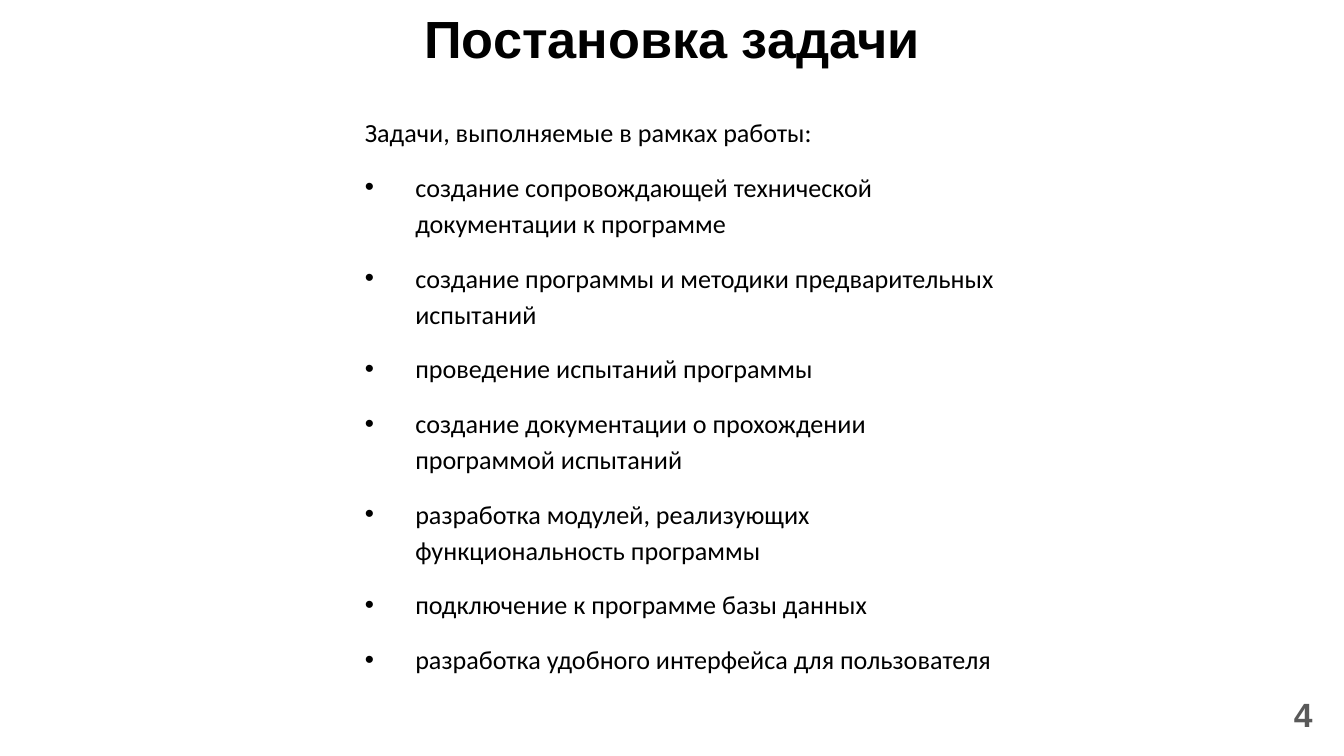
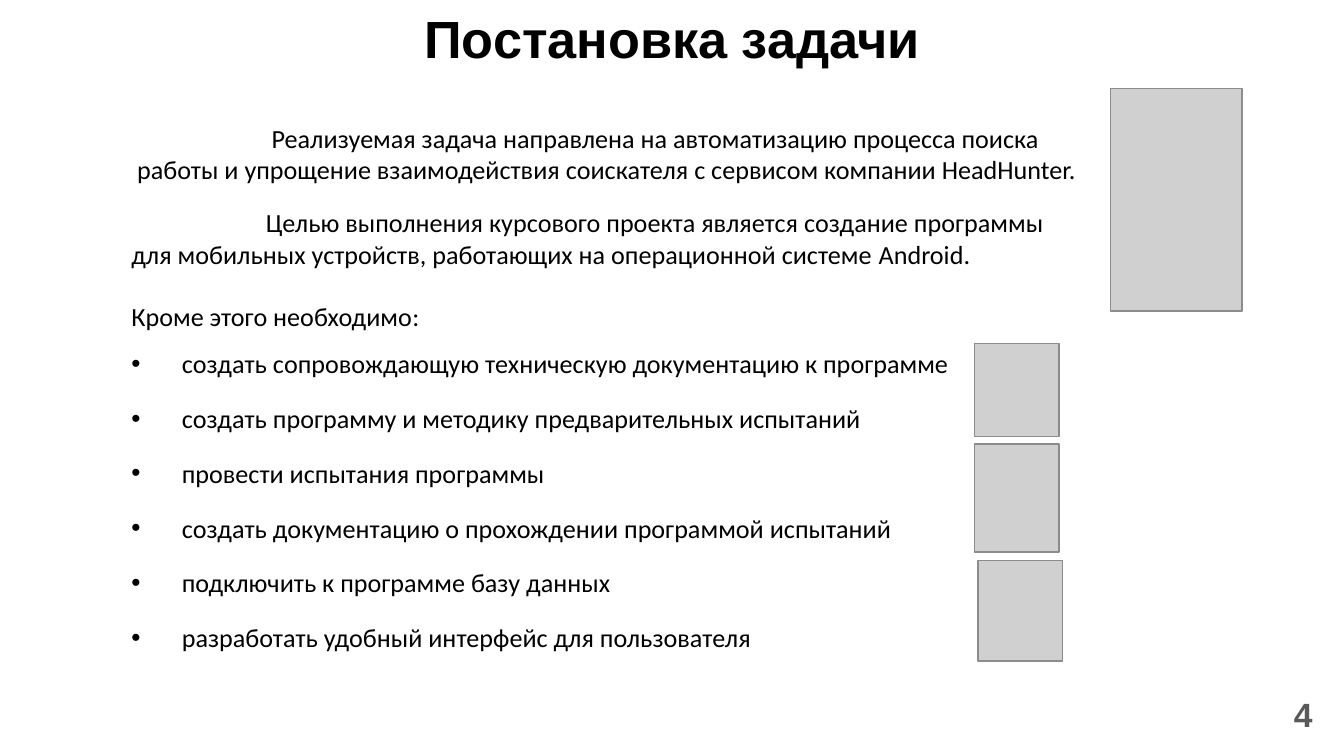
Before and after one commit to Vitya535/FindJobOnHH, a slide deck: slide 4 of Documents/Presentation.pptx. Drawn at 1344x756 pixels with LibreOffice and Linux fonts; fonts in the diff are those of the drawing; grey boxes stand for pictures. Boxes give left, top, right and bottom in pixels: in the first picture for what was removed or moved away, otherwise in the second. Text is boxed around its words. In the diff, an @@ line names an element or a change of style, - is before the commit and + after.

```diff
--- a/Documents/Presentation.pptx
+++ b/Documents/Presentation.pptx
@@ picture added at [1110, 89, 1242, 310] @@
@@ text added at [137, 131, 1076, 184], 14 pt, text #000000 @@
+Реализуемая задача направлена на автоматизацию процесса поиска работы и упрощение взаимодействия соискателя с сервисом компании HeadHunter.
@@ text at [131, 215, 1043, 652]: text changed @@
-Задачи, выполняемые в рамках работы:
-• создание сопровождающей технической документации к программе
-• создание программы и методики предварительных испытаний
-• проведение испытаний программы
-• создание документации о прохождении программой испытаний
-• разработка модулей, реализующих функциональность программы
-• подключение к программе базы данных
-• разработка удобного интерфейса для пользователя
+Целью выполнения курсового проекта является создание программы для мобильных устройств, работающих на операционной системе Android.
+Кроме этого необходимо:
+• создать сопровождающую техническую документацию к программе
+• создать программу и методику предварительных испытаний
+• провести испытания программы
+• создать документацию о прохождении программой испытаний
+• подключить к программе базу данных
+• разработать удобный интерфейс для пользователя
@@ picture added at [974, 344, 1059, 437] @@
@@ picture added at [974, 444, 1059, 551] @@
@@ picture added at [978, 560, 1063, 661] @@
```
Also in this commit, not shown: 8 other slides changed, 2 slides added, 3 slides removed.
